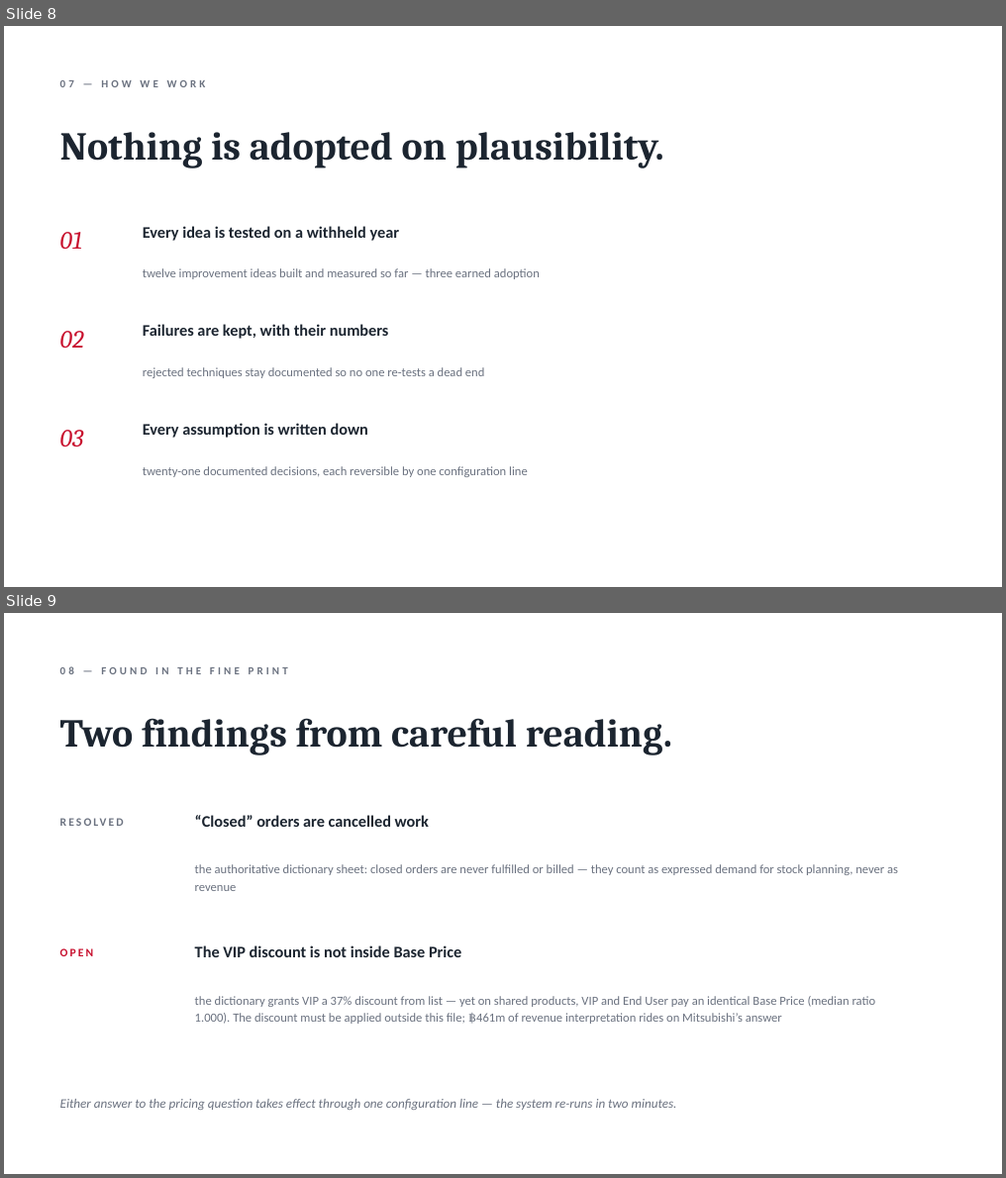
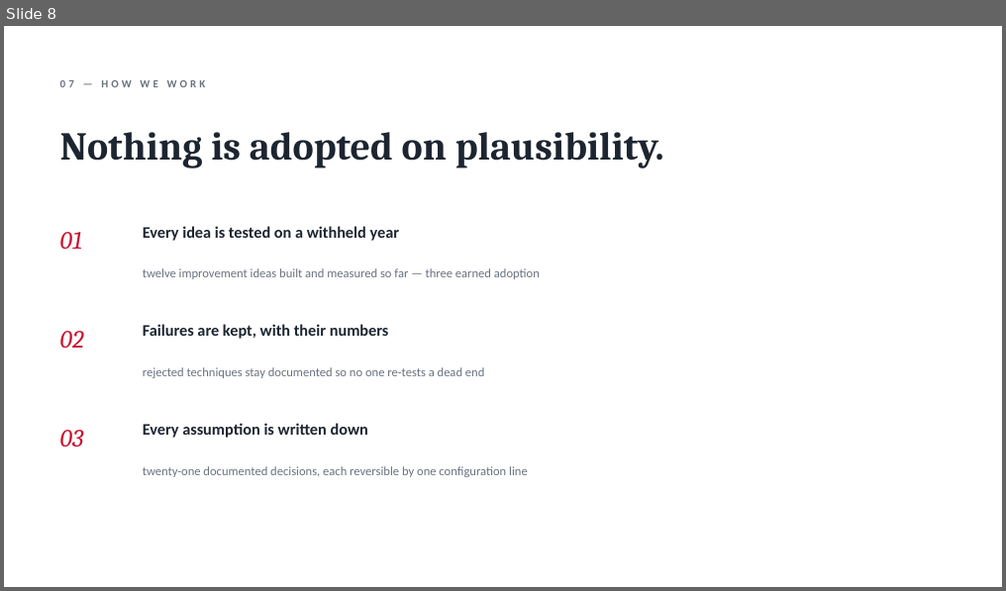
Before and after one commit to DokkDokki/SOE-105, a slide deck: presentation/FY2025_progress_report.pptx. Shown one above the other, each under a label of ours: slides 8 and 9 before the commit, slide 8 after it. The pictures are 1006x1178 and 1006x591 pixels, drawn with LibreOffice and Linux fonts; fonts in the diff are those of the drawing. Boxes give left, top, right and bottom in pixels: in the first picture for what was removed or moved away, otherwise in the second. Text is boxed around its words. In the diff, an @@ line names an element or a change of style, - is before the commit and + after.

```diff
--- a/presentation/FY2025_progress_report.pptx
+++ b/presentation/FY2025_progress_report.pptx
@@ slide 9 removed at [4,613,1002,1174], background #FFFFFF @@
@@ text removed at [60,666,288,674] @@
-08 — FOUND IN THE FINE PRINT
@@ text removed at [60,718,672,756] @@
-Two findings from careful reading.
@@ text removed at [60,808,176,835] @@
-RESOLVED
@@ text removed at [195,815,429,827] @@
-“Closed” orders are cancelled work
@@ text removed at [195,864,898,891] @@
-the authoritative dictionary sheet: closed orders are never fulfilled or billed — they count as expressed demand for stock planning, never as revenue
@@ text removed at [60,949,94,957] @@
-OPEN
@@ text removed at [195,946,461,958] @@
-The VIP discount is not inside Base Price
@@ text removed at [195,996,876,1024] @@
-the dictionary grants VIP a 37% discount from list — yet on shared products, VIP and End User pay an identical Base Price (median ratio 1.000). The discount must be applied outside this file; ฿461m of revenue interpretation rides on Mitsubishi’s answer
@@ text removed at [60,1099,677,1110] @@
-Either answer to the pricing question takes effect through one configuration line — the system re-runs in two minutes.
```
Also in this commit, not shown: 1 slide changed, 1 other file.
